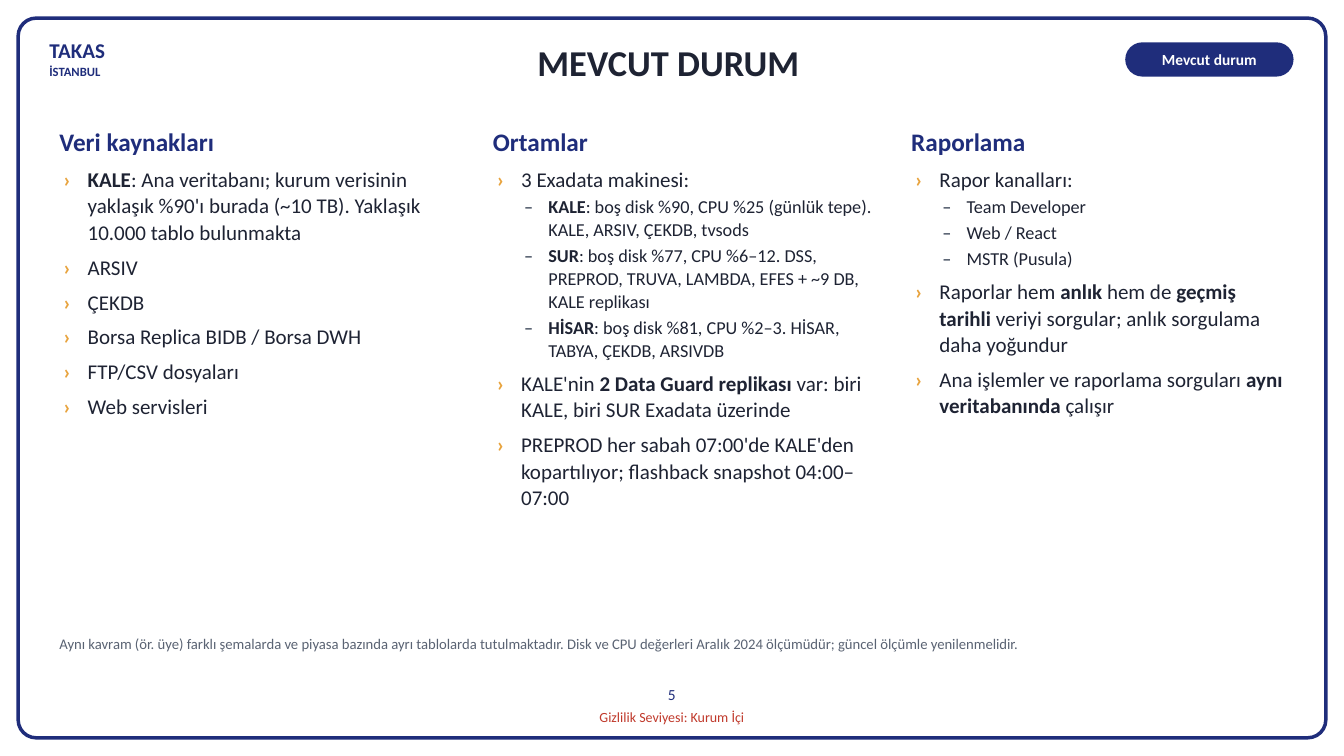
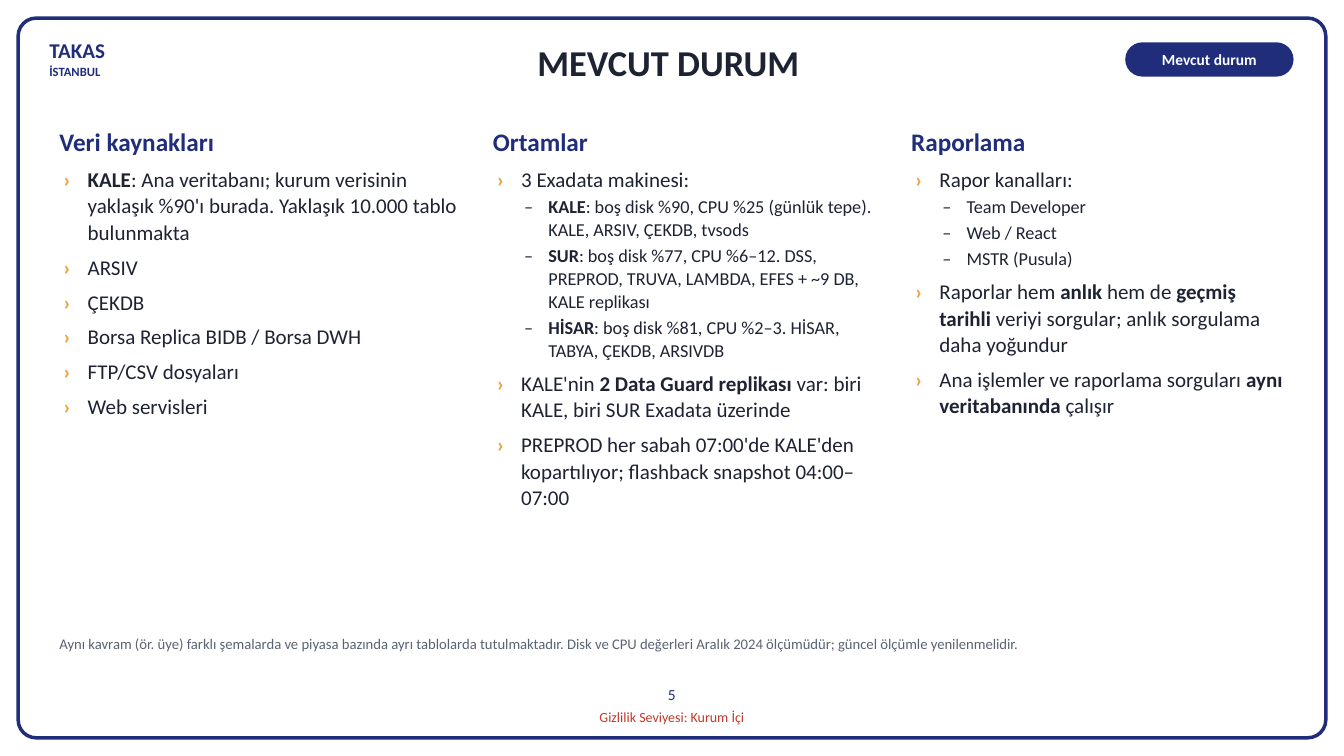
Before and after one commit to hanifidemirel0/Cursor-Projects, a slide deck: slide 5 of outputs/dwh-sunum-kasim-2026/5 - DWHSunum_Kasim2026.pptx. Drawn at 1344x756 pixels with LibreOffice and Linux fonts; fonts in the diff are those of the drawing. Boxes give left, top, right and bottom in pixels: in the first picture for what was removed or moved away, otherwise in the second. Text is boxed around its words. In the diff, an @@ line names an element or a change of style, - is before the commit and + after.

```diff
--- a/outputs/dwh-sunum-kasim-2026/5 - DWHSunum_Kasim2026.pptx
+++ b/outputs/dwh-sunum-kasim-2026/5 - DWHSunum_Kasim2026.pptx
@@ text at (88,172,457,240): text changed @@
-› KALE: Ana veritabanı; kurum verisinin yaklaşık %90'ı burada (~10 TB). Yaklaşık 10.000 tablo bulunmakta
+› KALE: Ana veritabanı; kurum verisinin yaklaşık %90'ı burada. Yaklaşık 10.000 tablo bulunmakta
```
Also in this commit, not shown: 2 other files.
